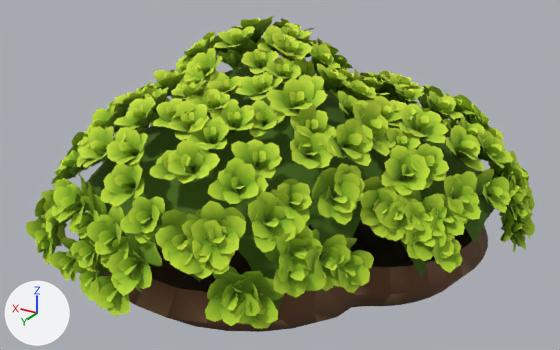
Renders of the glTF model public/assets/organisms/moss-tuft-4.glb from each side of a commit.
One viewpoint serves both versions: a 50 mm camera at (-0.677, 1.377, 0.867) aimed at (0.11, 0.065, 0.211). Lighting does not change. The marker at lower left points along +X, +Y and +Z. The picture after the commit comes second. Objects named as collision shapes, trigger or cutter boxes, shadow casters or lower levels of detail are left out. Vertices at exactly the same position are counted once.

The scene before the commit, as lines of its bpy script (objects in view):
```python
me_lod0 = bpy.data.meshes.new('lod0')
me_lod0.from_pydata(...)  # 16757 vertices, 16532 faces; spans x -0.389..0.611, y -0.454..0.537, z 0.0..0.519
me_lod0.materials.append(mat_mossvertex)
ob_lod0 = bpy.data.objects.new('lod0', me_lod0)
ob_lod0.location = (0.0, 0.0, 0.0)
```
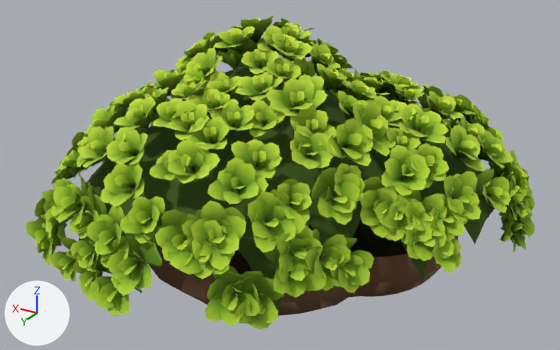
Changed parts and their boxes [x1, y1, x2, y2] in the pictures (560 x 350 px; the box of a moved part takes in the faces that stretch with it):
```json
{"object": "lod0", "change": "reshaped", "before": [25, 16, 535, 332], "after": [25, 16, 535, 329]}
{"part": 1, "of": "me_lod0", "change": "moved or reshaped", "before": [102, 219, 488, 332], "after": [149, 219, 458, 316]}
```

The change, as JSON lines over the scene's bpy script:
```json
{"block": "me_lod0", "where": "me_lod0.from_pydata(...)  # 16757 vertices, 16532 faces; spans x -0.389..0.611, y -0.454..0.537, z 0.0..0.519"}
{"block": "me_lod0", "where": "# used by ob_lod0; location = (0.0, 0.0, 0.0)"}
{"block": "me_lod0", "change": "me_lod0 part 1: the loose piece of 120 vertices spanning x -0.299..0.5, y -0.365..0.43, z 0.0..0.101 is scaled about the mesh origin by (0.8, 0.8, 1)"}
```
